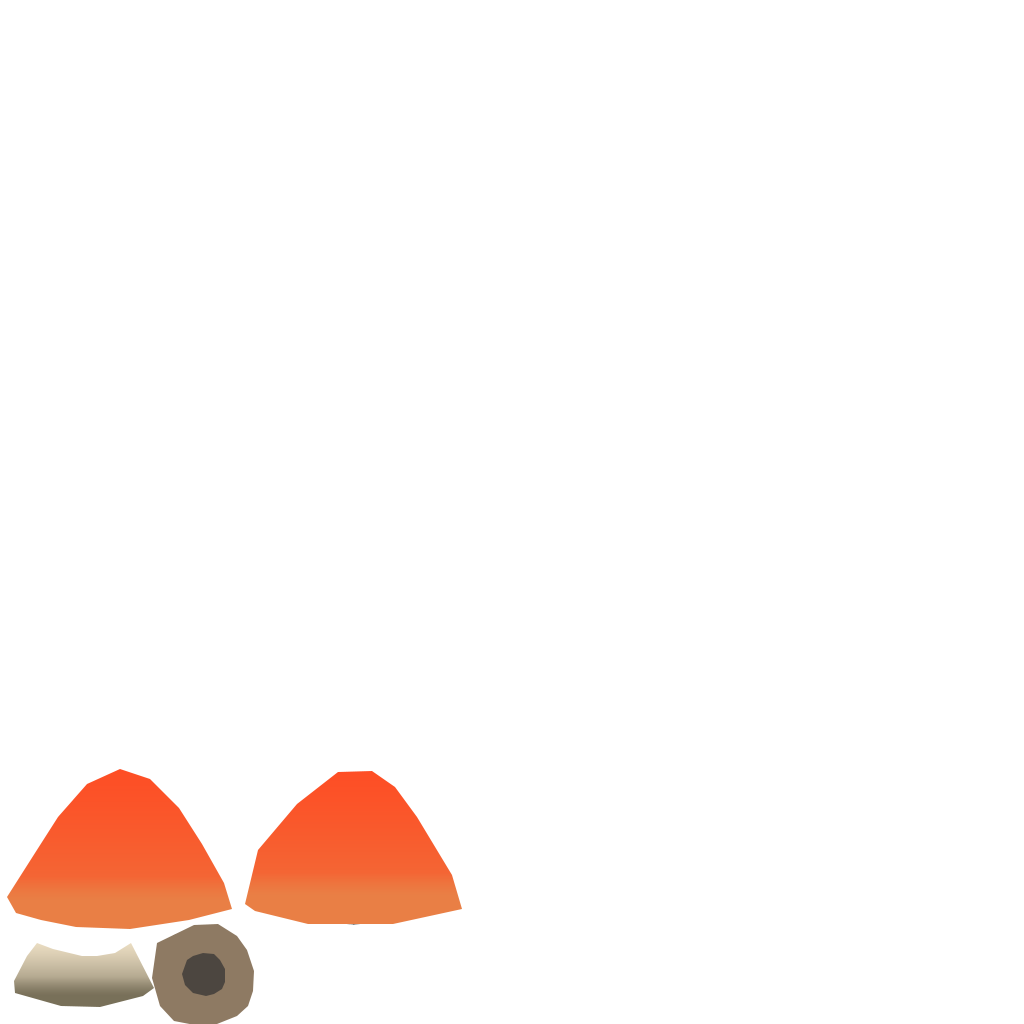
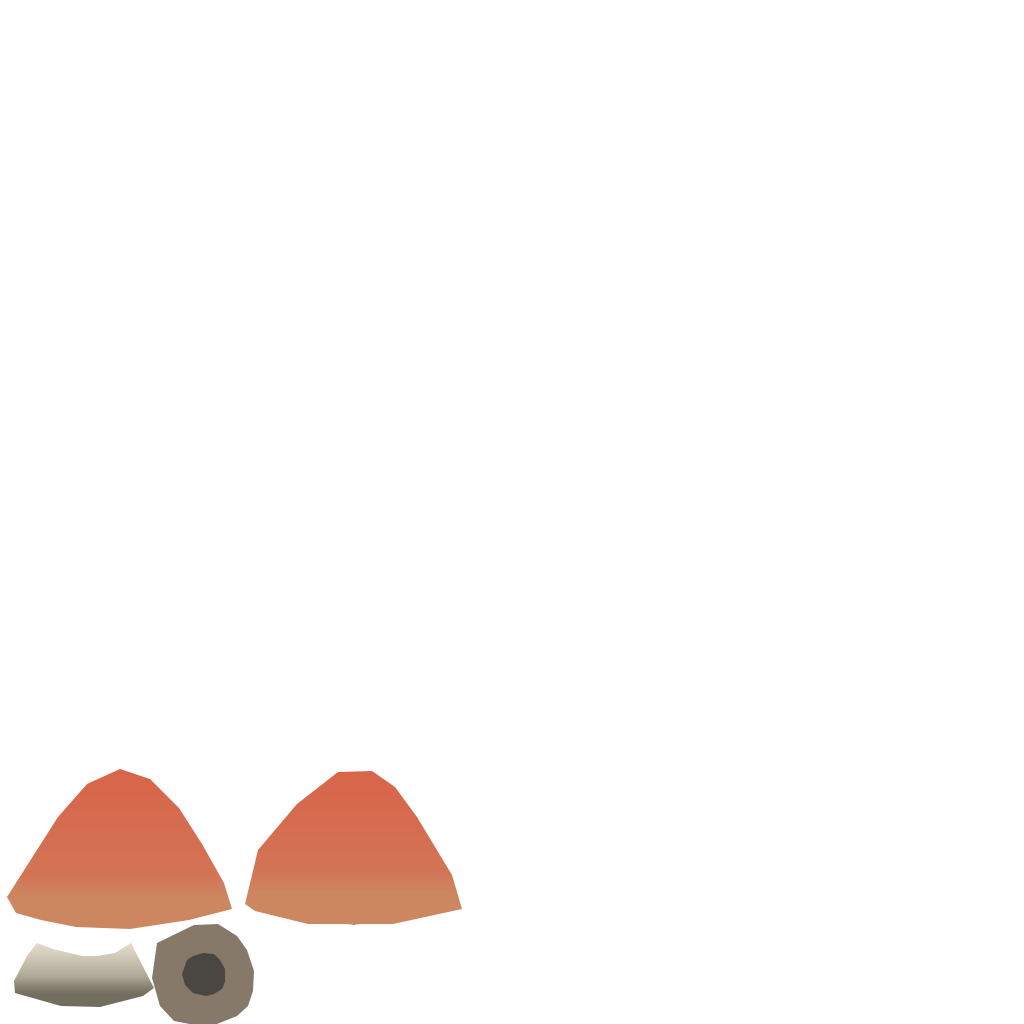
Two versions of the same layered image (1024x1024). Layer-by-layer changes:
pixels changed over [7, 769, 462, 1024] (layer not identified)
